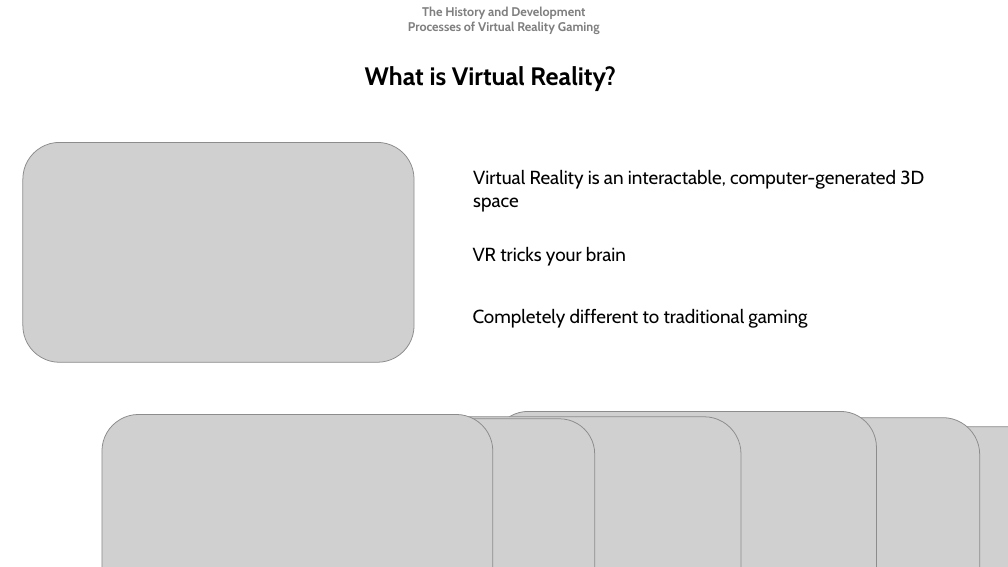
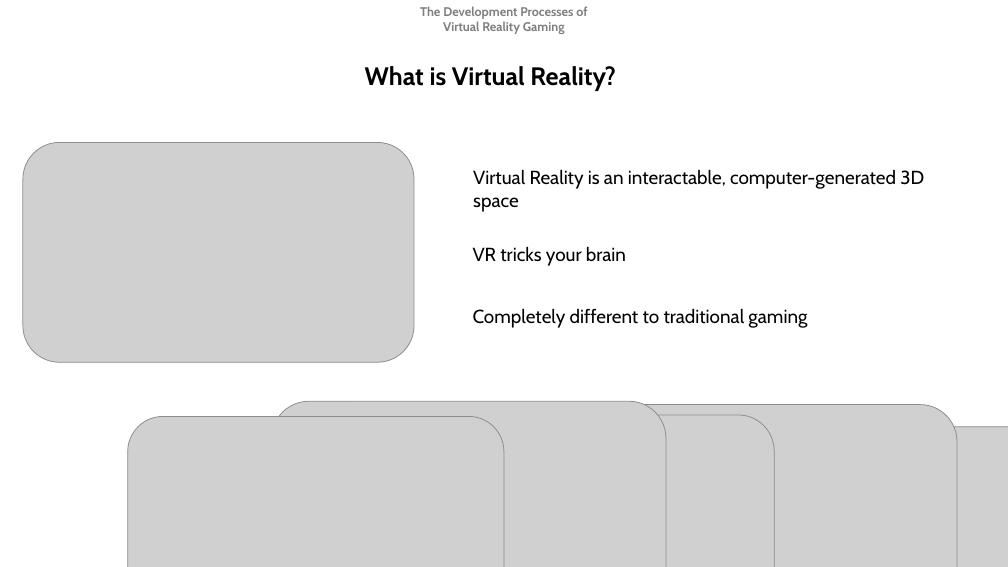
Before and after one commit to Lowwwe-Comm-Skills/P-Presentation-Joe-Cummins-007, a slide deck: slide 2 of Game Development Presentation.pptx. Drawn at 1008x567 pixels with LibreOffice and Linux fonts; fonts in the diff are those of the drawing; grey boxes stand for pictures. Boxes give left, top, right and bottom in pixels: in the first picture for what was removed or moved away, otherwise in the second. Text is boxed around its words. In the diff, an @@ line names an element or a change of style, - is before the commit and + after.

Commit message:
Presentation Commit Fix

```diff
--- a/Game Development Presentation.pptx
+++ b/Game Development Presentation.pptx
@@ text at (x1=420, y1=6, x2=587, y2=34): text changed @@
-The History and Development Processes of Virtual Reality Gaming
+The Development Processes of Virtual Reality Gaming
@@ picture removed at (x1=102, y1=414, x2=493, y2=567) @@
@@ picture moved from (x1=219, y1=419, x2=595, y2=567) to (x1=128, y1=417, x2=504, y2=567) @@
@@ picture resized from (x1=347, y1=417, x2=741, y2=567) to (x1=272, y1=402, x2=666, y2=567) @@
@@ picture resized from (x1=492, y1=411, x2=876, y2=567) to (x1=390, y1=415, x2=774, y2=567) @@
@@ picture resized from (x1=586, y1=417, x2=980, y2=567) to (x1=563, y1=405, x2=957, y2=567) @@
```
Also in this commit, not shown: 7 other slides changed, 1 slide removed, 1 other file.
